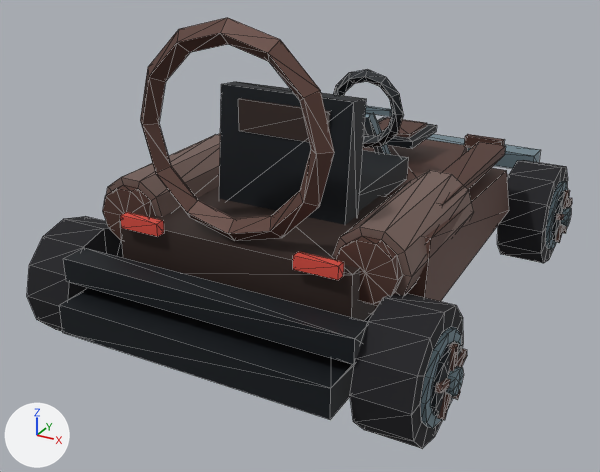
Two versions of the glTF model DLC/StargateAtlantis/assets/kart/stargate-atlantis/ronon-dex/kart.glb, one commit apart.
Rendered twice from a camera (50 mm lens) standing at (1.96, -3.94, 2.27) and looking at (-0.1, -0.2, 0.4). Arrows for +X, +Y and +Z are at lower left; the lights stay in place. The picture after the commit comes second. Mesh edges are drawn as thin lines. Where no turn or scale is listed for an object, it has been applied to the vertices. Vertices at exactly the same position are counted once.

Before the edit, the objects in view are built like this:
```python
me_chassis = bpy.data.meshes.new('chassis')
me_chassis.from_pydata(...)  # 372 vertices, 640 faces; spans x -0.97..0.97, y -1.43..1.6, z 0.23..1.72
me_chassis.materials.append(mat_chassis_vertex_colours)
me_wheel_front_right = bpy.data.meshes.new('wheel-front-right')
me_wheel_front_right.from_pydata(...)  # 132 vertices, 228 faces; spans x -0.135..0.22, y -0.31..0.31, z -0.31..0.31
me_wheel_front_right.materials.append(mat_wheel_vertex_colours)
me_wheel_rear_left = bpy.data.meshes.new('wheel-rear-left')
me_wheel_rear_left.from_pydata(...)  # 132 vertices, 228 faces; spans x -0.22..0.135, y -0.31..0.31, z -0.31..0.31
me_wheel_rear_left.materials.append(mat_wheel_vertex_colours)
me_wheel_rear_right = bpy.data.meshes.new('wheel-rear-right')
me_wheel_rear_right.from_pydata(...)  # 132 vertices, 228 faces; spans x -0.135..0.22, y -0.31..0.31, z -0.31..0.31
me_wheel_rear_right.materials.append(mat_wheel_vertex_colours)
ob_chassis = bpy.data.objects.new('chassis', me_chassis)
ob_chassis.location = (0.0, 0.0, 0.0)
ob_wheel_front_right = bpy.data.objects.new('wheel-front-right', me_wheel_front_right)
ob_wheel_front_right.location = (0.9, 1.035, 0.31)
ob_wheel_rear_left = bpy.data.objects.new('wheel-rear-left', me_wheel_rear_left)
ob_wheel_rear_left.location = (-0.9, -1.035, 0.31)
ob_wheel_rear_right = bpy.data.objects.new('wheel-rear-right', me_wheel_rear_right)
ob_wheel_rear_right.location = (0.9, -1.035, 0.31)
```
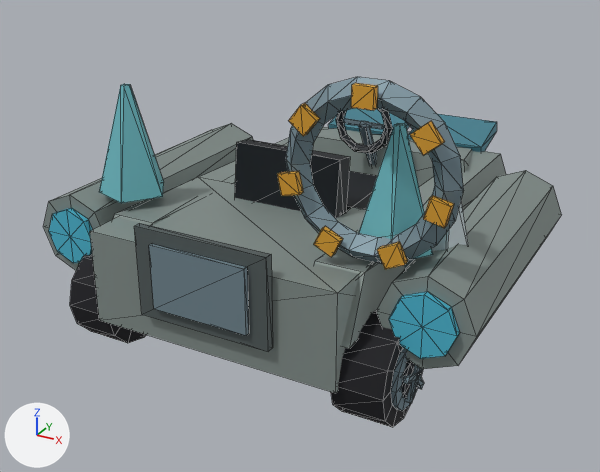
Where the change shows, as pixel boxes [x1, y1, x2, y2] in the pictures (600 x 472 px):
'chassis', deleted: before [59, 18, 540, 420]
'identity-puddle-jumper-jumper-barrel-hull-and-retractable-pods', added: after [43, 108, 562, 393]
'wheel-rear-right', reshaped, moved (20% narrower, 24% shorter): before [350, 294, 467, 448]; after [331, 310, 424, 427]
'identity-puddle-jumper-motif-gate-ring', added: after [277, 77, 464, 269]
'identity-puddle-jumper-motif-crystals', added: after [99, 84, 468, 259]
'identity-puddle-jumper-driver-cockpit', added: after [235, 109, 393, 218]
'wheel-rear-left', reshaped, moved (21% narrower, 22% shorter): before [27, 216, 123, 332]; after [70, 253, 146, 343]
'wheel-front-right', reshaped, moved (not visible afterwards): before [497, 160, 572, 263]
part 2 of me_wheel_front_right, rebuilt (not visible afterwards): before [497, 160, 568, 263]
part 3 of me_wheel_front_right, cut back: before [545, 181, 572, 249]
part 4 of me_wheel_rear_right, added: after [401, 360, 423, 398]
part 5 of me_wheel_rear_right, added: after [414, 364, 420, 375]
part 6 of me_wheel_rear_right, rebuilt (19% narrower, 24% shorter): before [350, 294, 463, 448]; after [331, 310, 422, 427]
part 7 of me_wheel_rear_right, cut back: before [421, 327, 467, 429]; after [402, 368, 424, 403]

Edits to the bpy script that builds the scene:
```text
Change me_wheel_rear_left:
    remove me_wheel_rear_left.from_pydata(...)  # 132 vertices, 228 faces; spans x -0.22..0.135, y -0.31..0.31, z -0.31..0.31
    add me_wheel_rear_left.from_pydata(...)  # 113 vertices, 196 faces; spans x -0.183..0.125, y -0.25..0.25, z -0.25..0.25
    me_wheel_rear_left part 1: the loose piece of 26 vertices spanning x -0.135..0.135, y -0.31..0.31, z -0.31..0.31 is rebuilt with 51 vertices and now spans x -0.149..0.125, y -0.25..0.25, z -0.25..0.25
    other edits to the shape of me_wheel_rear_left do not show in these pictures
Change me_wheel_front_right:
    remove me_wheel_front_right.from_pydata(...)  # 132 vertices, 228 faces; spans x -0.135..0.22, y -0.31..0.31, z -0.31..0.31
    add me_wheel_front_right.from_pydata(...)  # 113 vertices, 196 faces; spans x -0.125..0.183, y -0.25..0.25, z -0.25..0.25
    me_wheel_front_right part 2: the loose piece of 26 vertices spanning x -0.135..0.135, y -0.31..0.31, z -0.31..0.31 is rebuilt with 51 vertices and now spans x -0.125..0.149, y -0.25..0.25, z -0.25..0.25
    me_wheel_front_right part 3: 106 vertices removed from x 0.133..0.22, y -0.217..0.217, z -0.217..0.217; 32 vertices added at x 0.157..0.183, y -0.124..0.124, z -0.11..0.053
    other edits to the shape of me_wheel_front_right do not show in these pictures
Change me_wheel_rear_right:
    remove me_wheel_rear_right.from_pydata(...)  # 132 vertices, 228 faces; spans x -0.135..0.22, y -0.31..0.31, z -0.31..0.31
    add me_wheel_rear_right.from_pydata(...)  # 113 vertices, 196 faces; spans x -0.125..0.183, y -0.25..0.25, z -0.25..0.25
    me_wheel_rear_right part 4: a new loose piece, a 10-sided cylinder along x spanning x 0.141..0.166, y -0.107..0.107, z -0.112..0.113, in mat_wheel_vertex_colours
    me_wheel_rear_right part 5: a new loose piece, a box spanning x 0.157..0.183, y -0.015..0.015, z 0.0..0.125, in mat_wheel_vertex_colours
    me_wheel_rear_right part 6: the loose piece of 26 vertices spanning x -0.135..0.135, y -0.31..0.31, z -0.31..0.31 is rebuilt with 51 vertices and now spans x -0.125..0.149, y -0.25..0.25, z -0.25..0.25
    me_wheel_rear_right part 7: 106 vertices removed from x 0.133..0.22, y -0.217..0.217, z -0.217..0.217; 32 vertices added at x 0.157..0.183, y -0.124..0.124, z -0.11..0.053
Remove ob_chassis:
    ob_chassis = bpy.data.objects.new('chassis', me_chassis)
Change ob_wheel_rear_left:
    ob_wheel_rear_left.location: (-0.9, -1.035, 0.31) -> (-0.74, -0.98, 0.25)
Change ob_wheel_front_right:
    ob_wheel_front_right.location: (0.9, 1.035, 0.31) -> (0.74, 0.98, 0.25)
Change ob_wheel_rear_right:
    ob_wheel_rear_right.location: (0.9, -1.035, 0.31) -> (0.74, -0.98, 0.25)
Add ob_identity_puddle_jumper_motif_crystals:
    ob_identity_puddle_jumper_motif_crystals = bpy.data.objects.new('identity-puddle-jumper-motif-crystals', me_identity_puddle_jumper_motif_crystals)  # 48 vertices, 80 faces; spans x -0.99..1.01, y -1.0..-0.54, z 0.7..1.32
    ob_identity_puddle_jumper_motif_crystals.location = (0.0, 0.0, 0.0)
Add ob_identity_puddle_jumper_motif_gate_ring:
    ob_identity_puddle_jumper_motif_gate_ring = bpy.data.objects.new('identity-puddle-jumper-motif-gate-ring', me_identity_puddle_jumper_motif_gate_ring)  # 128 vertices, 228 faces; spans x 0.25..1.05, y -1.058..-0.9, z 0.736..1.524
    ob_identity_puddle_jumper_motif_gate_ring.location = (0.0, 0.0, 0.0)
Add ob_identity_puddle_jumper_driver_cockpit:
    ob_identity_puddle_jumper_driver_cockpit = bpy.data.objects.new('identity-puddle-jumper-driver-cockpit', me_identity_puddle_jumper_driver_cockpit)  # 80 vertices, 140 faces; spans x -0.3..0.3, y -0.557..0.679, z 0.459..1.086
    ob_identity_puddle_jumper_driver_cockpit.location = (0.0, 0.0, 0.0)
Add ob_identity_puddle_jumper_jumper_barrel_hull_and_retractable_pods:
    ob_identity_puddle_jumper_jumper_barrel_hull_and_retractable_pods = bpy.data.objects.new('identity-puddle-jumper-jumper-barrel-hull-and-retractable-pods', me_identity_puddle_jumper_jumper_barrel_hull_and_retractable_pods)  # 152 vertices, 248 faces; spans x -1.18..1.18, y -1.31..1.42, z 0.23..0.82
    ob_identity_puddle_jumper_jumper_barrel_hull_and_retractable_pods.location = (0.0, 0.0, 0.0)
```
